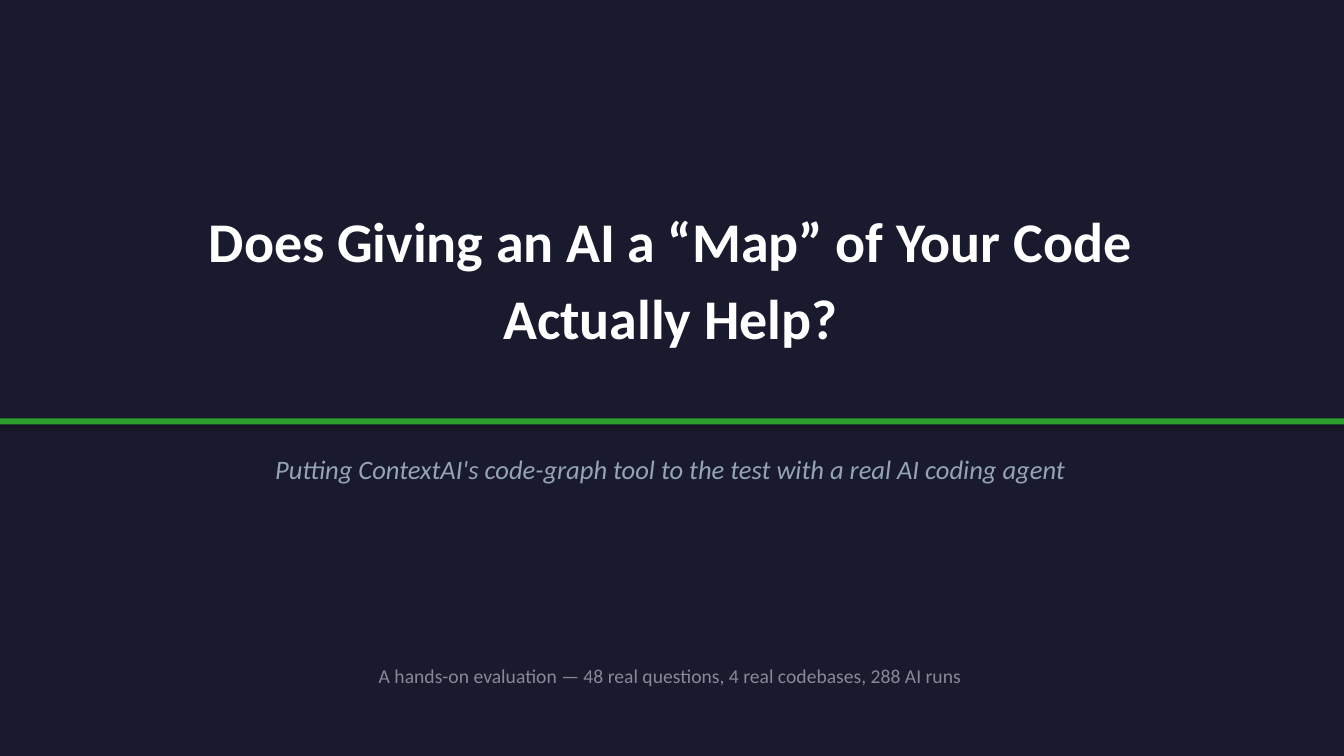
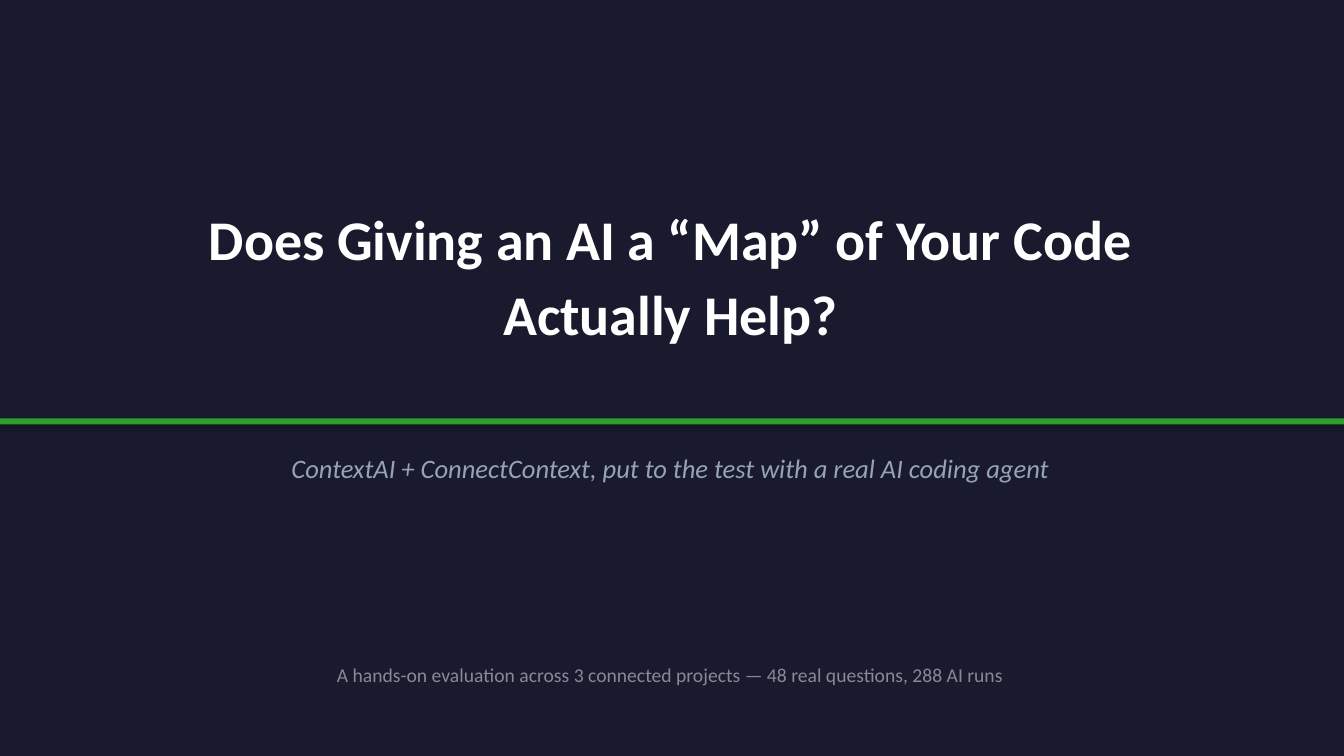
Before and after one commit to shobhit0521/Test_context, a slide deck: slide 1 of presentation/ContextAI_Evaluation.pptx. Drawn at 1344x756 pixels with LibreOffice and Linux fonts; fonts in the diff are those of the drawing. Boxes give left, top, right and bottom in pixels: in the first picture for what was removed or moved away, otherwise in the second. Text is boxed around its words. In the diff, an @@ line names an element or a change of style, - is before the commit and + after.

```diff
--- a/presentation/ContextAI_Evaluation.pptx
+++ b/presentation/ContextAI_Evaluation.pptx
@@ text "Does Giving an AI a ..." at (209,219,1131,344): line spacing 1.15 to 1.12 @@
@@ text at (291,459,1048,483): text changed @@
-Putting ContextAI's code-graph tool to the test with a real AI coding agent
+ContextAI + ConnectContext, put to the test with a real AI coding agent
@@ text at (337,668,1002,685): text changed @@
-A hands-on evaluation — 48 real questions, 4 real codebases, 288 AI runs
+A hands-on evaluation across 3 connected projects — 48 real questions, 288 AI runs
```
Also in this commit, not shown: 5 other slides changed, 7 slides added, 20 slides removed, 7 other files.
